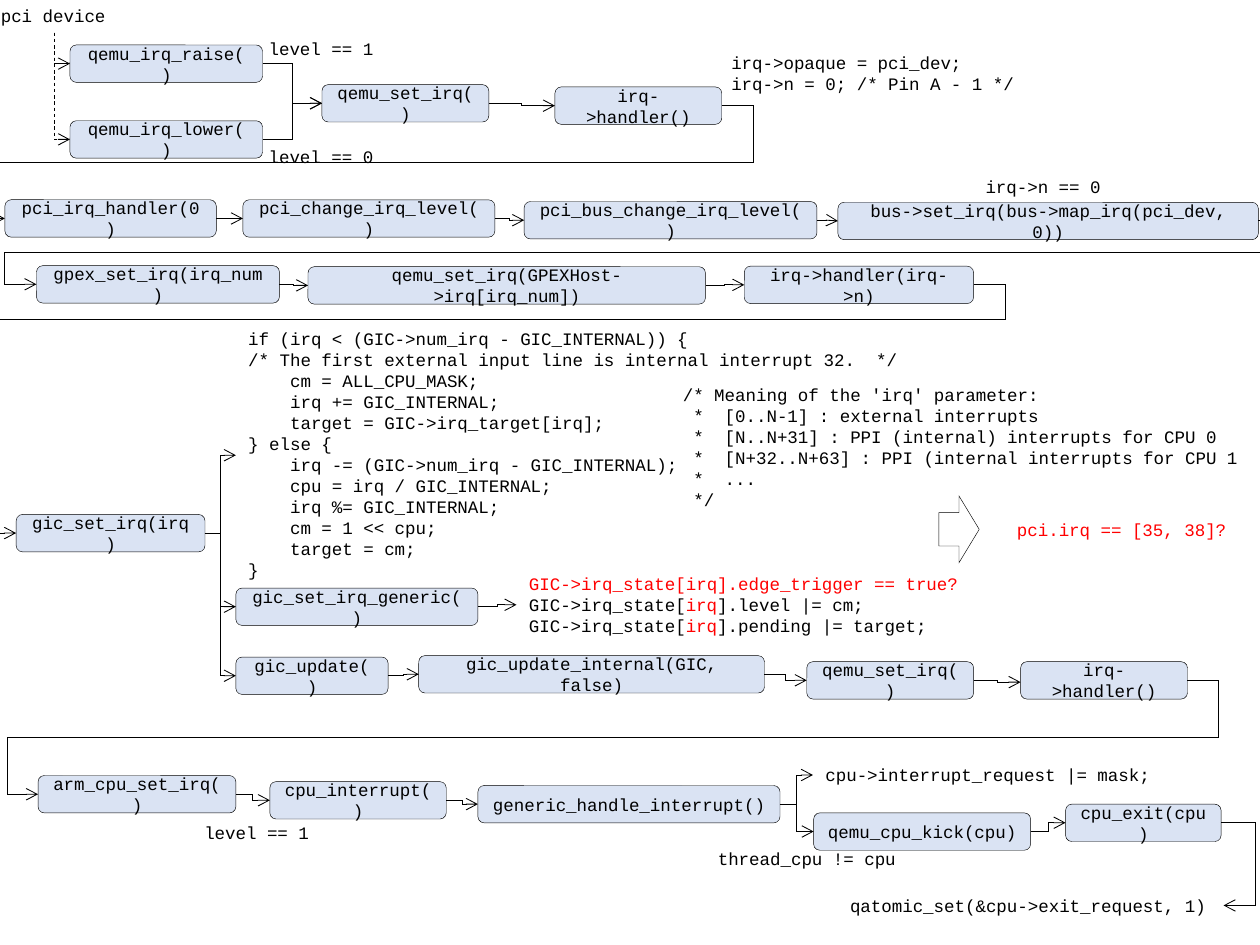
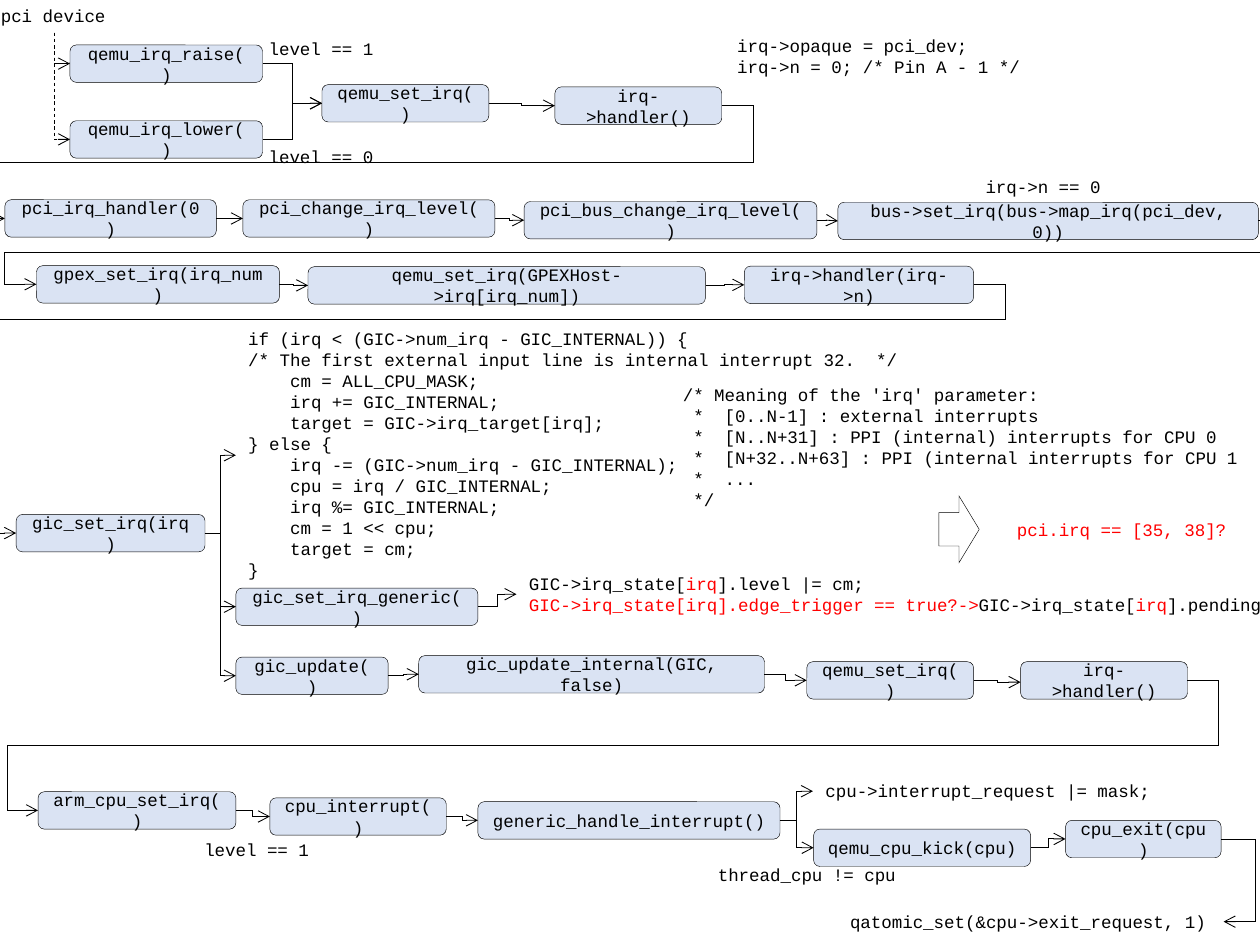
Before and after one commit to movetobe/xxx, a slide deck: slide 49 of xxx.pptx. Drawn at 1260x945 pixels with LibreOffice and Linux fonts; fonts in the diff are those of the drawing. Boxes give left, top, right and bottom in pixels: in the first picture for what was removed or moved away, otherwise in the second. Text is boxed around its words. In the diff, an @@ line names an element or a change of style, - is before the commit and + after.

Commit message:
[Virtualization]: Qemu virt pci device interrupt?

```diff
--- a/xxx.pptx
+++ b/xxx.pptx
@@ text "irq->opaque = pci_dev;": place and size @@
-text "irq->opaque = pci_dev;" at box(731, 57, 983, 94)
+text "irq->opaque = pci_dev;" at box(737, 39, 989, 77)
@@ elbow arrow moved from (478, 607) - (517, 605) to (478, 607) - (517, 595) @@
@@ text at box(529, 578, 958, 594): paragraph removed @@
-GIC->irq_state[irq].edge_trigger == true?
@@ text at box(529, 599, 1260, 615): text changed; text colour #000000 to #FF0000 @@
-GIC->irq_state[irq].pending |= target;
+GIC->irq_state[irq].edge_trigger == true?->GIC->irq_state[irq].pending |= target;
@@ elbow arrow moved from (1187, 680) - (38, 794) to (1187, 680) - (38, 810) @@
@@ 6 elbow arrows, 5 rounded rectangles, 4 texts: place and size @@
-6 elbow arrows, 5 rounded rectangles, 4 texts at box(38, 769, 1255, 916)
+6 elbow arrows, 5 rounded rectangles, 4 texts at box(38, 785, 1255, 932)
```
Also in this commit, not shown: 1 slide added, 1 other file.
